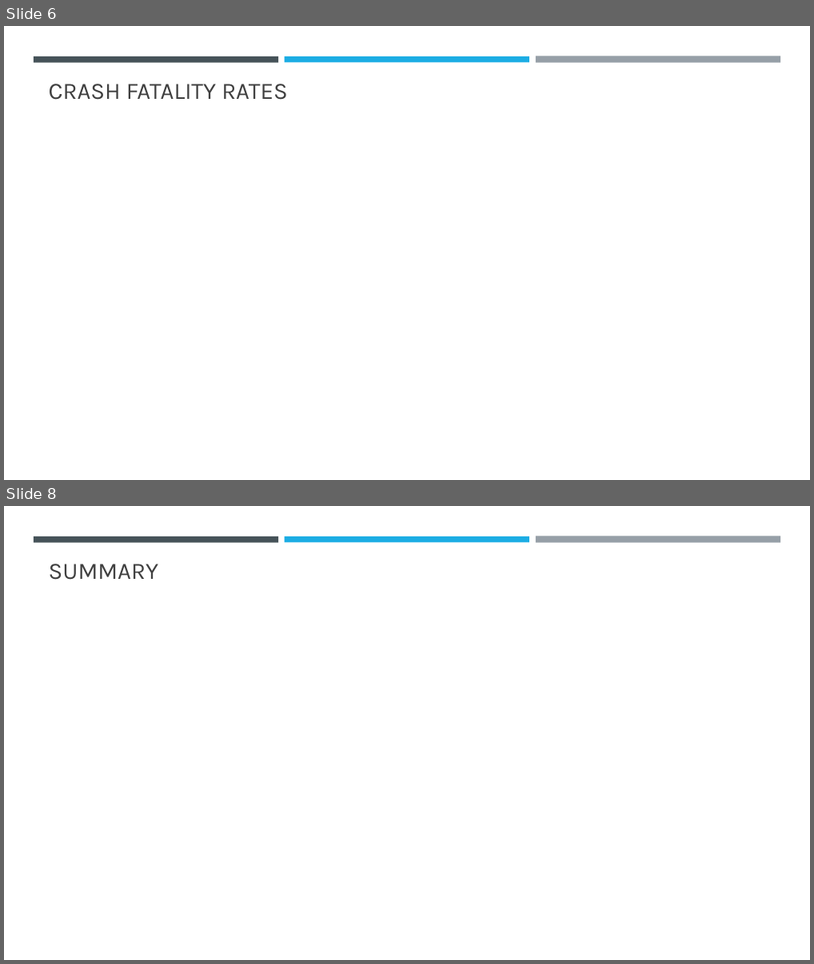
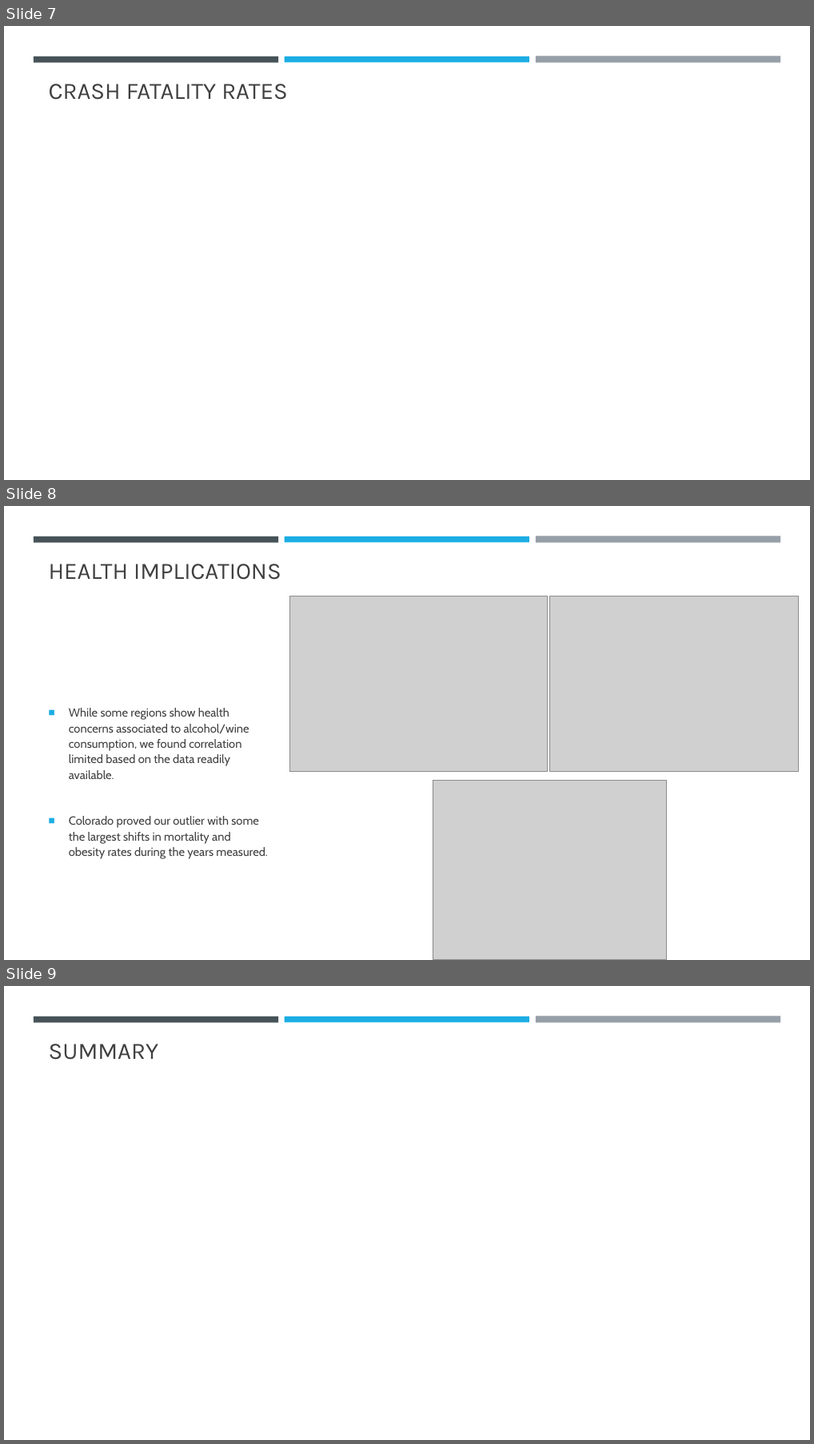
Before and after one commit to epayne323/ProjectOneRepo, a slide deck: Presentation/ProjectOne Presentation.pptx. Shown one above the other, each under a label of ours: slides 6 and 8 before the commit, slides 7, 8 and 9 after it; the slides between them are not shown. The pictures are 814x964 and 814x1444 pixels, drawn with LibreOffice and Linux fonts; fonts in the diff are those of the drawing; grey boxes stand for pictures. Boxes give left, top, right and bottom in pixels: in the first picture for what was removed or moved away, otherwise in the second. Text is boxed around its words. In the diff, an @@ line names an element or a change of style, - is before the commit and + after.

```diff
--- a/Presentation/ProjectOne Presentation.pptx
+++ b/Presentation/ProjectOne Presentation.pptx
@@ slide 8 added at [4,506,810,960], background #FFFFFF; not listed: 3 template elements that a slide beside it also shows @@
@@ title added at [49,564,282,580], 28 pt, text #404040 @@
+HEALTH IMPLICATIONS
@@ picture added at [290,596,548,772] @@
@@ picture added at [550,596,799,772] @@
@@ text added at [69,708,268,859], 14 pt, text #404040 @@
+■ While some regions show health concerns associated to alcohol/wine consumption, we found correlation limited based on the data readily available.
+■ Colorado proved our outlier with some the largest shifts in mortality and obesity rates during the years measured.
@@ picture added at [433,780,667,959] @@
@@ what was slide 6 is now slide 7 @@
@@ what was slide 8 is now slide 9 @@
```
Also in this commit, not shown: 1 slide changed, 4 other slides added, 4 slides removed, 8 other files.
